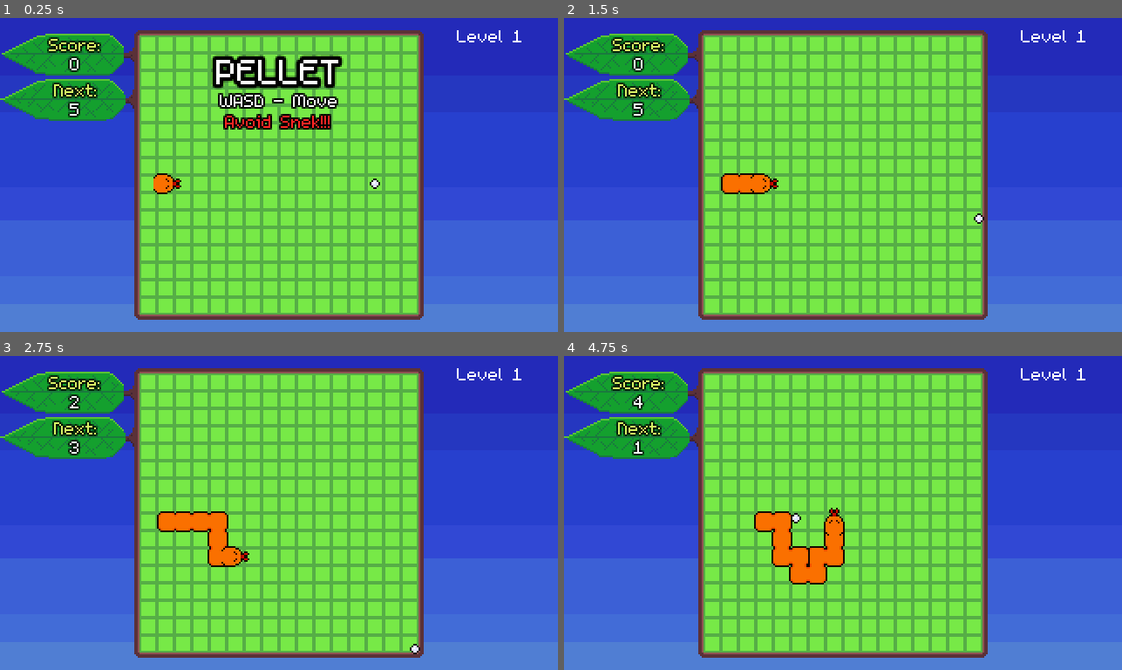
Above: before the commit, frames 1-4 (two rows, left to right).
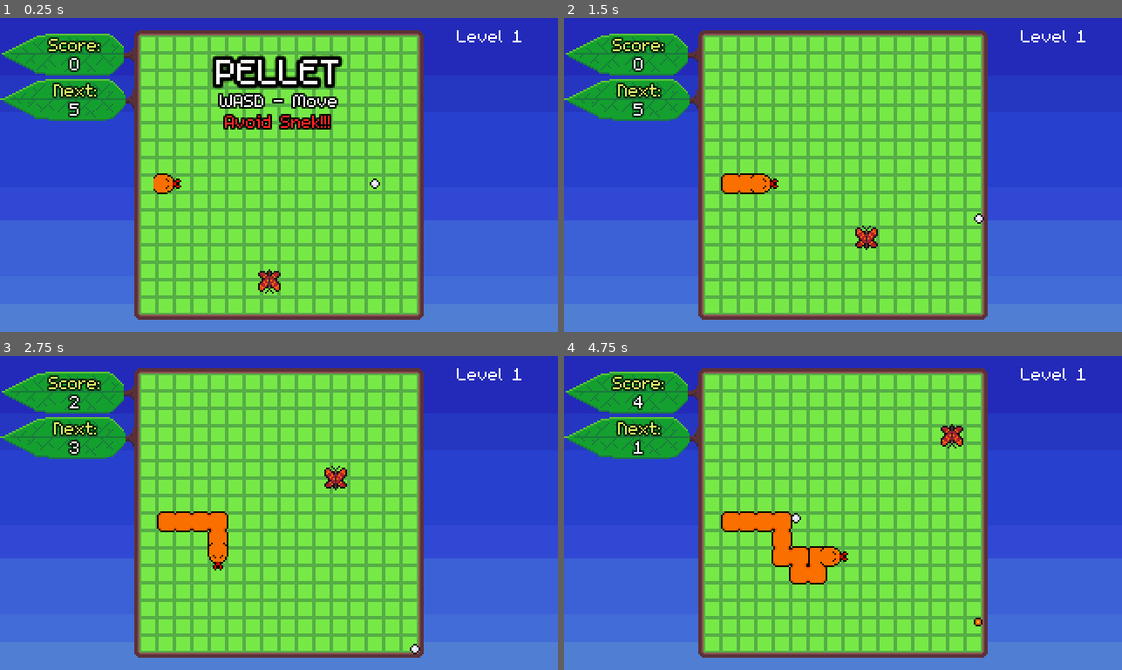
Above: after the commit, the same moments.

Repository: bdunko/Pellet
Game: Godot game, scene res://main.tscn
Same seed, same stepped clock (60 frames per second), same inputs: the game is played once before the commit and once after it.
Inputs:
- Up to frame 1 (0.25 s): no input
- Up to frame 2 (1.5 s): hold D (right) 0.53-1.28 s; hold S (down) from 1.28 s (still down)
- Up to frame 3 (2.75 s): release S (down) at 2.03 s; hold D (right) from 2.03 s (still down)
- Up to frame 4 (4.75 s): release D (right) at 2.78 s; hold W (up) 2.78-3.53 s; hold A (left) from 3.53 s (still down); tap Space (reset) at 4.15 s

The runs differ from the first frame. In frame 1, 0.2% of the frame differs, in the area x 46-51%, y 80-88%; in frame 2, 0.2%; in frame 3, 0.5%; in frame 4, 1.2%, in the area x 28-75%, y 21-87%.

Commit message:
sound fx

Diff:
--- a/beetle.gd
+++ b/beetle.gd
@@ -45,6 +45,8 @@
 		bullet.setup(position, direction, BULLET_SPEED * get_parent().get_parent().bullet_speed_multiplier, self)
 		bullet.position = position
 		get_parent().get_parent().find_child("Bullets").add_child(bullet)
+		bullet.shot.connect(get_parent().get_parent().on_bullet_shot)
+		bullet.shoot()
 
 func disable():
 	disabled = true
--- a/bouncing_bullet.gd
+++ b/bouncing_bullet.gd
@@ -3,6 +3,8 @@
 var bug_owner
 
 var disabled = false
+
+signal shot
 
 func setup(pos, dir, speed, owned_bug):
 	position = pos
@@ -31,6 +33,7 @@
 			else:
 				rotation_degrees = 0
 			move_and_collide(reflect)
+			emit_signal("shot")
 
 func _on_collide_with_bug(body): #hmm... rethink this
 	if body != bug_owner:
@@ -48,3 +51,6 @@
 
 func disable():
 	disabled = true
+
+func shoot():
+	emit_signal("shot")
--- a/bullet.gd
+++ b/bullet.gd
@@ -5,6 +5,12 @@
 var mod_target = 1.0
 
 var disabled = false
+
+signal shot
+
+#$HACK$
+func shoot():
+	emit_signal("shot")
 
 func setup(pos, dir, speed, owned_bug):
 	position = pos
--- a/bullet.tscn
+++ b/bullet.tscn
@@ -1,7 +1,8 @@
-[gd_scene load_steps=4 format=3 uid="uid://bbx2am1b5eg21"]
+[gd_scene load_steps=5 format=3 uid="uid://bbx2am1b5eg21"]
 
 [ext_resource type="Script" path="res://bullet.gd" id="1_ib8vy"]
 [ext_resource type="Texture2D" uid="uid://q10b3erv14me" path="res://assets/bullet.png" id="1_xob3s"]
+[ext_resource type="AudioStream" uid="uid://blw2bawcgyjw4" path="res://assets/sound/bullet.mp3" id="3_slssx"]
 
 [sub_resource type="CircleShape2D" id="CircleShape2D_og5ta"]
 radius = 1.0
@@ -24,4 +25,7 @@
 [node name="CollisionShape2D2" type="CollisionShape2D" parent="Area2D"]
 shape = SubResource("CircleShape2D_og5ta")
 
+[node name="BulletSound" type="AudioStreamPlayer" parent="."]
+stream = ExtResource("3_slssx")
+
 [connection signal="body_entered" from="Area2D" to="." method="_on_collide_with_bug"]
--- a/main.gd
+++ b/main.gd
@@ -107,7 +107,7 @@
 		forced_spawns = 1
 	elif level == 7:
 		enemy_pool.append([SPIDER, SPIDER_SPAWN]) # add spider next time so only 1 spawns on 5
-		$Snakes/Snake.speed_up()
+		speed_up()
 	elif level == 8:
 		enemy_pool.append([ANT, ANT_SPAWN]) # add ants after
 		_spawn_enemy(ANT, ANT_SPAWN)
@@ -115,14 +115,14 @@
 	elif level == 9:
 		$Sky.next_sky() #evening
 		$Board.next_board()
-		_spawn_new_snake(1, 1)
+		_spawn_new_snake(1)
 	elif level == 10:
 		_spawn_enemy(HORNET, HORNET_SPAWN)
 		forced_spawns = 1
 	elif level == 12:
 		$Sky.next_sky() # night
 		$Board.next_board()
-		_spawn_new_snake(1, 2)
+		_spawn_new_snake(2)
 	elif level == 13:
 		enemy_pool.append([MOTH, MOTH_SPAWN])
 		_spawn_enemy(MOTH, MOTH_SPAWN)
@@ -130,8 +130,7 @@
 		forced_spawns = 2
 		spawn_count += 1 #5
 	elif level == 14:
-		for snake in $Snakes.get_children():
-			snake.speed_up()
+		speed_up()
 	elif level == 15: #moon
 		bullet_speed_multiplier = FAST_BULLET_SPEED
 		_spawn_enemy(MOON, MOON_SPAWN)
@@ -150,6 +149,7 @@
 			forced_spawns = 1
 
 	if level >= 2:
+		$NextLevelSound.play()
 		_spawn_rand_enemies(spawn_count - forced_spawns)
 
 var score = 0
@@ -307,22 +307,25 @@
 	$NextLevelInfo.visible = false
 	$Grid.self_modulate = grid_color
 
-func _spawn_new_snake(speed = 0, color = 0):
+@onready var BASE_SPEED = 0.4
+const MORE_SPEED = 0.33
+const MOST_SPEED = 0.23
+var speed_level = 0
+
+func _spawn_new_snake(color = 0):
 	var rand_pos = _try_find_legal_position(SNAKE_SPAWN, 200) #try really hard to spawn this snek
 	if rand_pos != null:
 		var snek = SNAKE.instantiate()
 		snek.position = Global.to_global_position(rand_pos)
 		snek.no_free_segments()
 		snek.enable()
-		for s in speed:
-			snek.speed_up()
 		snek.set_base_color(color)
 		snek.ate_bug.connect(on_bug_killed)
-		queued_snakes.add(snek)
+		queued_snakes.append(snek)
 		call_deferred("_add_queued_snakes")
 
 var queued_snakes = []
-func _add_queued_snake():
+func _add_queued_snakes():
 	for snake in queued_snakes:
 		$Snakes.add_child(snake)
 	queued_snakes.clear()
@@ -343,6 +346,7 @@
 
 func _on_pellet_dead():
 	if state != State.DEAD:
+		$DieSound.play()
 		state = State.DEAD
 		for snake in $Snakes.get_children():
 			snake.disable()
@@ -355,7 +359,17 @@
 		$DeadInfo.on_dead()
 		$NextLevelInfo.visible = false
 
+func speed_up():
+	speed_level += 1
+	if speed_level == 1:
+		$Timer.wait_time = MORE_SPEED
+	else:
+		$Timer.wait_time = MOST_SPEED
+
 func _on_reset():
+	$TransitionSound.play()
+	speed_level = 0
+	$Timer.wait_time = BASE_SPEED
 	max_ants = 1
 	enemy_pool.clear()
 	$Snakes/Snake.reset()
@@ -442,6 +456,7 @@
 var POINTS_TEXT = preload("res://points.tscn")
 const FULL_CLEAR_BONUS = 10
 func on_bug_killed(bug_pos):
+	$EatSound.play()
 	score += level * 10
 	var text = POINTS_TEXT.instantiate()
 	text.setup(level * 10)
@@ -466,3 +481,13 @@
 		bonus_text.setup_bonus(full_clear_bonus)
 		bonus_text.position = Vector2(Global.RESOLUTION.x/2 - 50, 15)
 		add_child(bonus_text)
+
+
+func _on_timer_timeout():
+	for s in $Snakes.get_children():
+		s.move()
+	if state == State.PLAYING:
+		$MoveSound.play()
+
+func on_bullet_shot():
+	$BulletSound.play()
--- a/main.tscn
+++ b/main.tscn
@@ -17,6 +17,13 @@
 [ext_resource type="Script" path="res://board.gd" id="9_na4cx"]
 [ext_resource type="Texture2D" uid="uid://l5tuspu7fgkj" path="res://assets/board_black.png" id="10_l81du"]
 [ext_resource type="Texture2D" uid="uid://0c1wwikxym33" path="res://assets/board_autumn.png" id="11_ud181"]
+[ext_resource type="AudioStream" uid="uid://cvqekm4ge747x" path="res://assets/sound/snake.mp3" id="18_2hrks"]
+[ext_resource type="AudioStream" uid="uid://b22f7tywcmlee" path="res://assets/sound/die.mp3" id="19_3536b"]
+[ext_resource type="AudioStream" uid="uid://blw2bawcgyjw4" path="res://assets/sound/bullet.mp3" id="19_dp7f8"]
+[ext_resource type="PackedScene" uid="uid://bgjm1nfpl3dji" path="res://moth.tscn" id="20_nntfj"]
+[ext_resource type="AudioStream" uid="uid://cmekayqr68vk8" path="res://assets/sound/nextlevel.mp3" id="21_hy2j7"]
+[ext_resource type="AudioStream" uid="uid://pfhawlwllb4k" path="res://assets/sound/transition.mp3" id="22_bont8"]
+[ext_resource type="AudioStream" uid="uid://syjyduu4a4g" path="res://assets/sound/eat.mp3" id="23_rfv8v"]
 
 [sub_resource type="RectangleShape2D" id="RectangleShape2D_ji84y"]
 size = Vector2(4.5, 166)
@@ -301,12 +308,38 @@
 [node name="Bugs" type="Node2D" parent="."]
 z_index = 1600
 
+[node name="Moth" parent="Bugs" instance=ExtResource("20_nntfj")]
+position = Vector2(151, 140)
+
 [node name="Snakes" type="Node2D" parent="."]
 
 [node name="Snake" parent="Snakes" instance=ExtResource("7_ertux")]
 position = Vector2(96, 95)
+
+[node name="Timer" type="Timer" parent="."]
+wait_time = 0.4
+autostart = true
+
+[node name="DieSound" type="AudioStreamPlayer" parent="."]
+stream = ExtResource("19_3536b")
+
+[node name="MoveSound" type="AudioStreamPlayer" parent="."]
+stream = ExtResource("18_2hrks")
+
+[node name="BulletSound" type="AudioStreamPlayer" parent="."]
+stream = ExtResource("19_dp7f8")
+
+[node name="NextLevelSound" type="AudioStreamPlayer" parent="."]
+stream = ExtResource("21_hy2j7")
+
+[node name="TransitionSound" type="AudioStreamPlayer" parent="."]
+stream = ExtResource("22_bont8")
+
+[node name="EatSound" type="AudioStreamPlayer" parent="."]
+stream = ExtResource("23_rfv8v")
 
 [connection signal="timeout" from="NextLevelInfo/Timer" to="NextLevelInfo" method="_on_timer_timeout"]
 [connection signal="dead" from="Pellet" to="." method="_on_pellet_dead"]
 [connection signal="moved" from="Pellet" to="." method="_on_pellet_moved"]
 [connection signal="ate_bug" from="Snakes/Snake" to="." method="on_bug_killed"]
+[connection signal="timeout" from="Timer" to="." method="_on_timer_timeout"]
--- a/moth.gd
+++ b/moth.gd
@@ -59,6 +59,8 @@
 		bullet.setup(position, direction, BULLET_SPEED * get_parent().get_parent().bullet_speed_multiplier, self)
 		bullet.position = position
 		get_parent().get_parent().find_child("Bullets").add_child(bullet)
+		bullet.shot.connect(get_parent().get_parent().on_bullet_shot)
+		bullet.shoot()
 
 func disable():
 	disabled = true
--- a/snake.gd
+++ b/snake.gd
@@ -29,9 +29,7 @@
 const FREE_SEGMENTS_MAX = 10
 var free_segments = FREE_SEGMENTS_MAX
 
-@onready var BASE_SPEED = 0.35
-const MORE_SPEED = 0.28
-const MOST_SPEED = 0.22
+
 
 class Pair:
 	var pos: Vector2
@@ -79,7 +77,7 @@
 	# stuck, wait
 	return Direction.NONE
 
-func _move():
+func move():
 	if _enabled:
 		# store previous before moving
 		_previous_head_positions.push_front(position)
@@ -182,16 +180,7 @@
 	_previous_head_positions.clear()
 	# free segs
 	free_segments = FREE_SEGMENTS_MAX
-	$Timer.wait_time = BASE_SPEED
-	speed_level = 0
-
-var speed_level = 0
-func speed_up():
-	speed_level += 1
-	if speed_level == 1:
-		$Timer.wait_time = MORE_SPEED
-	else:
-		$Timer.wait_time = MOST_SPEED
+
 
 func disable():
 	_enabled = false
@@ -249,7 +238,5 @@
 	free_segments = 1
 
 func _ready():
-	$Timer.wait_time = BASE_SPEED
-	speed_level = 0
 	$HeadSprite.modulate = color
 	modulate.a = 0
--- a/snake.tscn
+++ b/snake.tscn
@@ -35,10 +35,6 @@
 [node name="Shape" type="CollisionShape2D" parent="EnemyHitbox"]
 shape = SubResource("CapsuleShape2D_pvxa7")
 
-[node name="Timer" type="Timer" parent="."]
-wait_time = 0.5
-autostart = true
-
 [node name="PoisonTimer" type="Timer" parent="."]
 wait_time = 0.1
 one_shot = true
@@ -50,4 +46,3 @@
 [connection signal="area_entered" from="PelletHitbox" to="." method="_on_pellet_hitbox_area_entered"]
 [connection signal="area_entered" from="EnemyHitbox" to="." method="_on_bug_hitbox_area_entered"]
 [connection signal="body_entered" from="EnemyHitbox" to="." method="_on_bug_body_entered"]
-[connection signal="timeout" from="Timer" to="." method="_move"]
Not shown, added: assets/bullet.mp3.import
Not shown, added: assets/sound/bullet.mp3.import
Not shown, added: assets/sound/die.mp3.import
Not shown, added: assets/sound/eat.mp3.import
Not shown, added: assets/sound/nextlevel.mp3.import
Not shown, added: assets/sound/snake.mp3.import
Not shown, added: assets/sound/transition.mp3.import
Not shown: 1 places in main.tscn that only renumber resources
Not shown, added: assets/sound/bullet.mp3
Not shown, added: assets/sound/die.mp3
Not shown, added: assets/sound/eat.mp3
Not shown, added: assets/sound/nextlevel.mp3
(and 2 more such lines)
